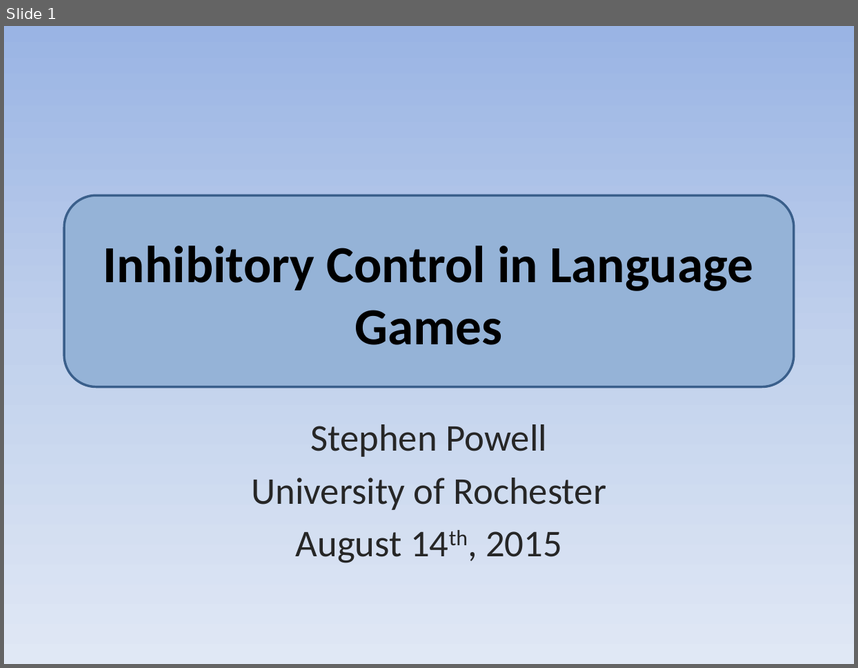
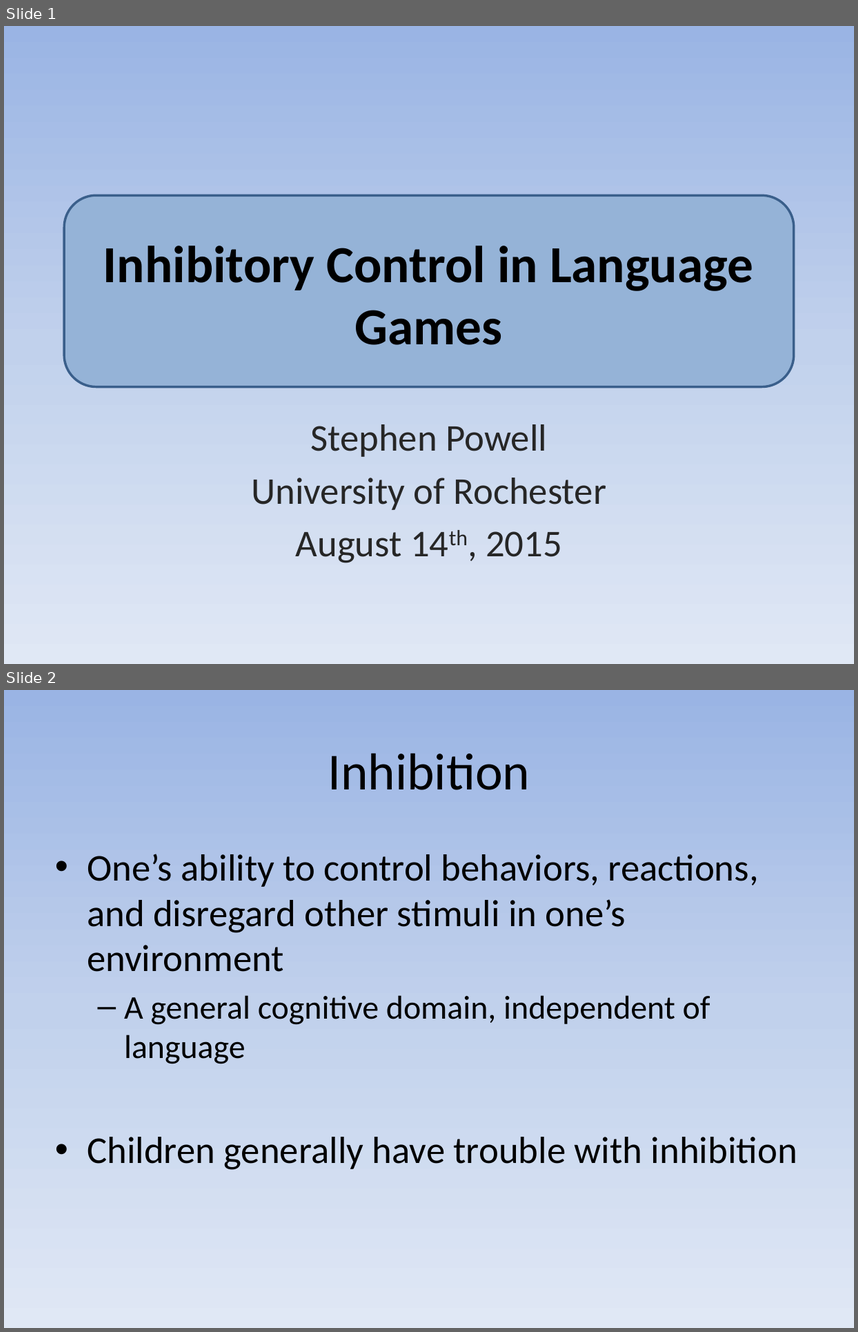
Before and after one commit to ejyoon/neginhib, a slide deck: Stephen_Final_Presentation/CSLI Final Presentation Stephen Powell.pptx. Shown one above the other, each under a label of ours: slide 1 before the commit, slides 1 and 2 after it. The pictures are 858x668 and 858x1332 pixels, drawn with LibreOffice and Linux fonts; fonts in the diff are those of the drawing. Boxes give left, top, right and bottom in pixels: in the first picture for what was removed or moved away, otherwise in the second. Text is boxed around its words. In the diff, an @@ line names an element or a change of style, - is before the commit and + after.

```diff
--- a/Stephen_Final_Presentation/CSLI Final Presentation Stephen Powell.pptx
+++ b/Stephen_Final_Presentation/CSLI Final Presentation Stephen Powell.pptx
@@ slide 2 added at [4,690,854,1328], background gradient #9AB5E4 to #C2D1ED to #E1E8F5 @@
@@ title added at [328,753,530,790], 44 pt, text #000000 @@
+Inhibition
@@ text added at [87,854,797,1170], 32 pt, text #000000 @@
+• One’s ability to control behaviors, reactions, and disregard other stimuli in one’s environment
+  – A general cognitive domain, independent of language
+• Children generally have trouble with inhibition
```
Also in this commit, not shown: 6 slides changed, 5 other slides added, 2 slides removed.
